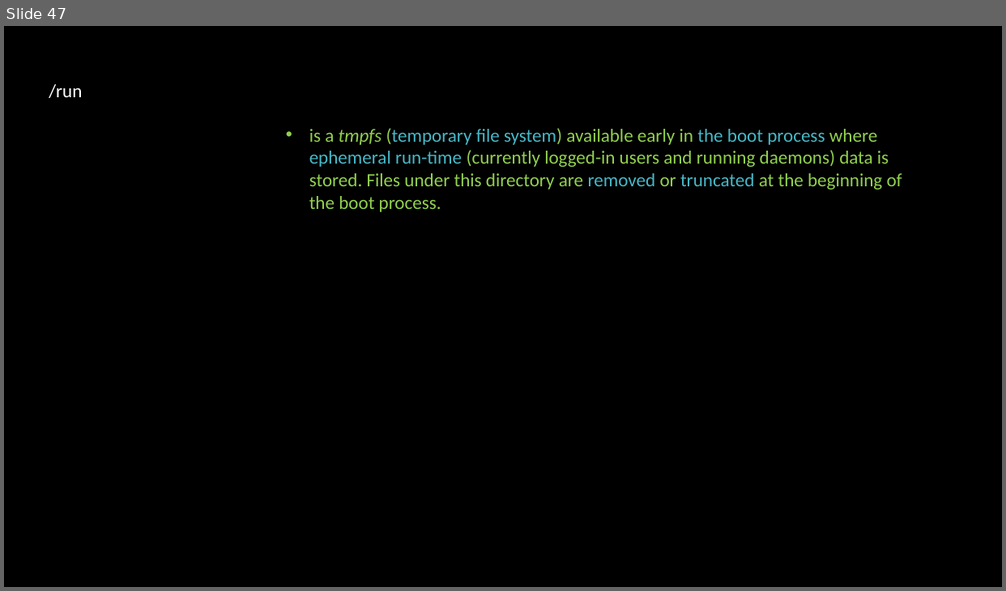
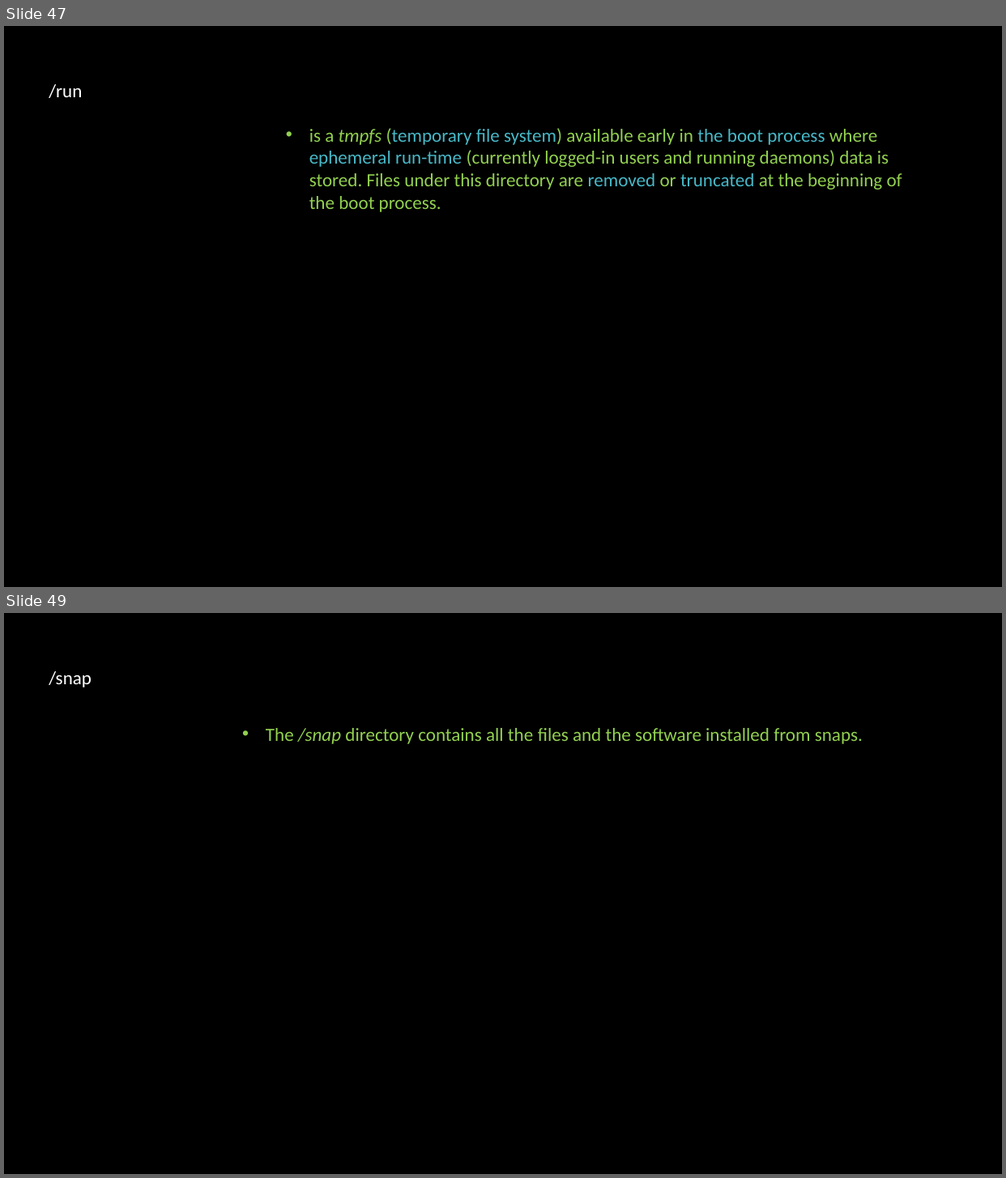
Before and after one commit to linuxfestival/introduction-to-linux-resources, a slide deck: PowerPoint/amirkabir_linux_festival.pptx. Shown one above the other, each under a label of ours: slide 47 before the commit, slides 47 and 49 after it; the slides between them are not shown. The pictures are 1006x591 and 1006x1178 pixels, drawn with LibreOffice and Linux fonts; fonts in the diff are those of the drawing. Boxes give left, top, right and bottom in pixels: in the first picture for what was removed or moved away, otherwise in the second. Text is boxed around its words. In the diff, an @@ line names an element or a change of style, - is before the commit and + after.

```diff
--- a/PowerPoint/amirkabir_linux_festival.pptx
+++ b/PowerPoint/amirkabir_linux_festival.pptx
@@ slide 49 added at box(4, 613, 1002, 1174), background #000000 @@
@@ text added at box(49, 671, 91, 688), 18 pt, text #FFFFFF @@
+/snap
@@ text added at box(266, 728, 863, 744), 18 pt, text #92D050 @@
+• The /snap directory contains all the files and the software installed from snaps.
```
Also in this commit, not shown: 3 slides changed, 6 other slides added.
